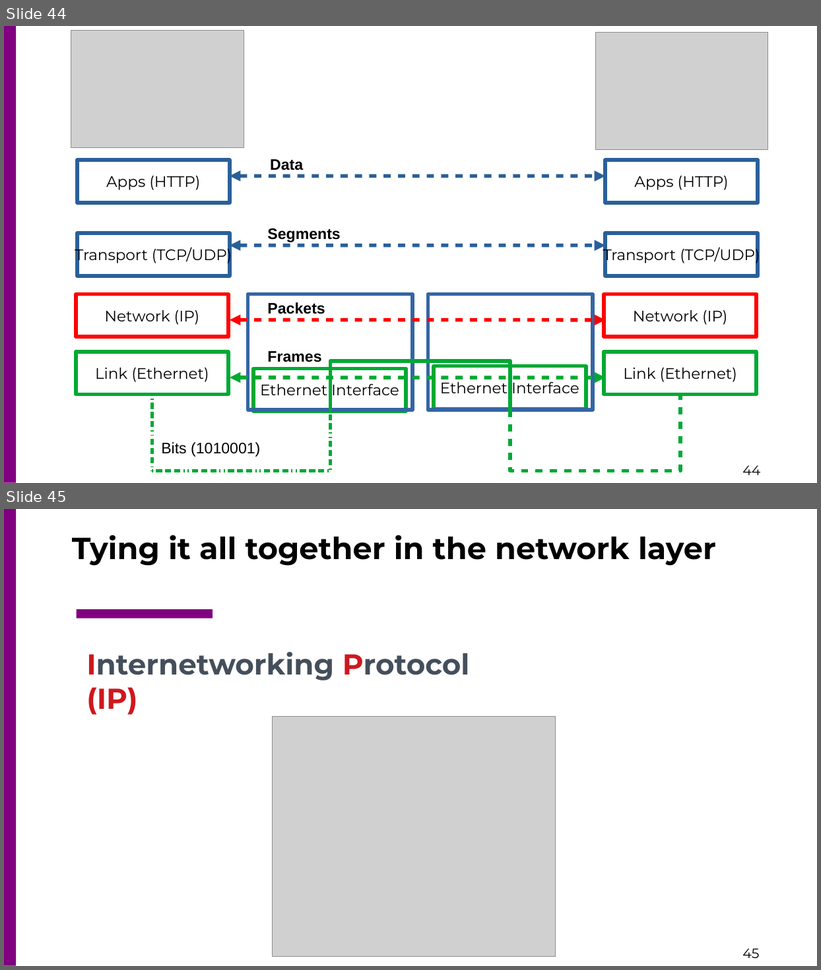
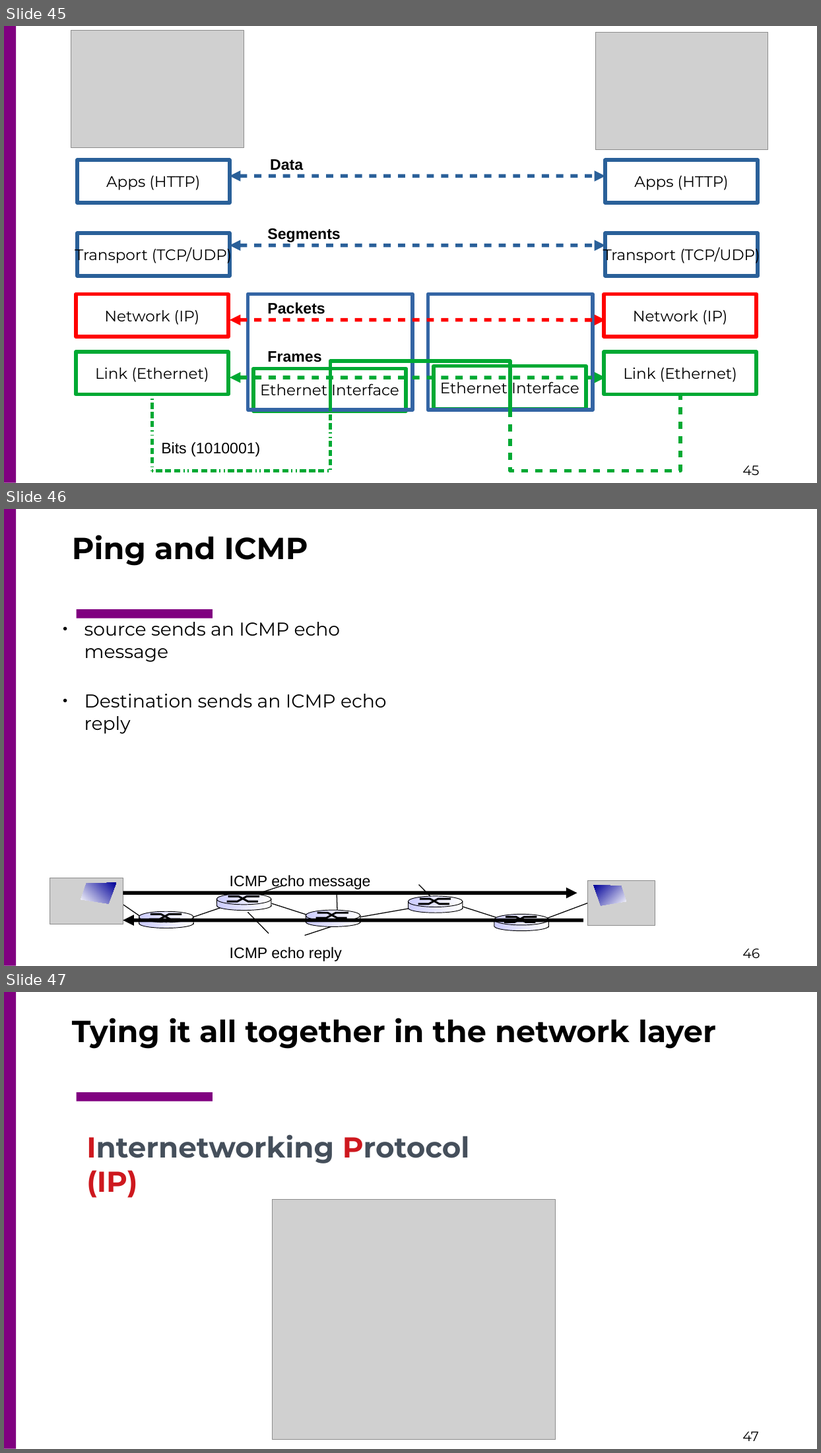
Before and after one commit to csc4200/csc4200.github.io, a slide deck: docs/lectures_source/class_slides-11.odp. Shown one above the other, each under a label of ours: slides 44 and 45 before the commit, slides 45, 46 and 47 after it. The pictures are 821x970 and 821x1453 pixels, drawn with LibreOffice and Linux fonts; fonts in the diff are those of the drawing; grey boxes stand for pictures. Boxes give left, top, right and bottom in pixels: in the first picture for what was removed or moved away, otherwise in the second. Text is boxed around its words. In the diff, an @@ line names an element or a change of style, - is before the commit and + after.

```diff
--- a/docs/lectures_source/class_slides-11.odp
+++ b/docs/lectures_source/class_slides-11.odp
@@ slide 46 added at box(4, 509, 817, 966), background #FFFFFF; not listed: 3 template elements that a slide beside it also shows @@
@@ title added at box(72, 535, 308, 566), 36 pt, text #000000, bold @@
+Ping and ICMP
@@ text added at box(85, 617, 386, 734), 22 pt, text #000000 @@
+● source sends an ICMP echo message
+● Destination sends an ICMP echo reply
@@ picture added at box(50, 879, 123, 924) @@
@@ freeform shape added at box(81, 883, 116, 904), fill gradient #FFFFFF to #000099 @@
@@ text added at box(230, 875, 371, 890), 18 pt, text #000000 @@
+ICMP echo message
@@ picture added at box(587, 881, 655, 925) @@
@@ line added from (118, 902) to (145, 920), #000000 0.99 pt @@
@@ arrow added from (123, 893) to (578, 893), #000000 4.31 pt @@
@@ line added from (282, 886) to (251, 896), #000000 0.99 pt @@
@@ group added at box(217, 894, 272, 910): 2 ellipses, 2 freeform shapes, 2 lines, 1 rectangle @@
@@ line added from (273, 904) to (315, 918), #000000 0.99 pt @@
@@ line added from (337, 892) to (337, 910), #000000 0.99 pt @@
@@ line added from (419, 885) to (440, 906), #000000 0.99 pt @@
@@ group added at box(409, 896, 463, 913): 2 ellipses, 2 freeform shapes, 2 lines, 1 rectangle @@
@@ line added from (591, 902) to (542, 921), #000000 0.99 pt @@
@@ freeform shape added at box(594, 885, 626, 906), fill gradient #FFFFFF to #000099 @@
@@ arrow added from (583, 921) to (123, 921), #000000 4.31 pt @@
@@ line added from (189, 919) to (230, 905), #000000 0.99 pt @@
@@ group added at box(139, 912, 193, 928): 2 ellipses, 2 freeform shapes, 2 lines, 1 rectangle @@
@@ line added from (248, 913) to (269, 933), #000000 0.99 pt @@
@@ line added from (414, 908) to (359, 918), #000000 0.99 pt @@
@@ group added at box(306, 910, 361, 927): 2 ellipses, 2 freeform shapes, 2 lines, 1 rectangle @@
@@ line added from (459, 906) to (502, 920), #000000 0.99 pt @@
@@ group added at box(494, 915, 549, 931): 2 ellipses, 2 freeform shapes, 2 lines, 1 rectangle @@
@@ line added from (337, 925) to (306, 935), #000000 0.99 pt @@
@@ text added at box(230, 947, 342, 962), 18 pt, text #000000 @@
+ICMP echo reply
@@ what was slide 44 is now slide 45 @@
@@ page number at box(743, 466, 759, 475): text changed @@
-44
+45
@@ what was slide 45 is now slide 47 @@
@@ page number at box(743, 1432, 759, 1441): text changed @@
-45
+47
```
Also in this commit, not shown: 2 slides changed, 1 other slide added, 5 other files.
